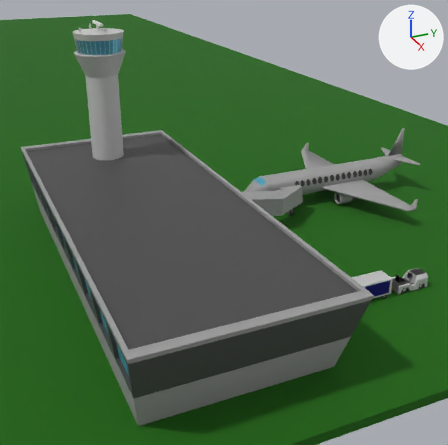
Two versions of the glTF model dist/scene.ff4dff5e.glb, one commit apart.
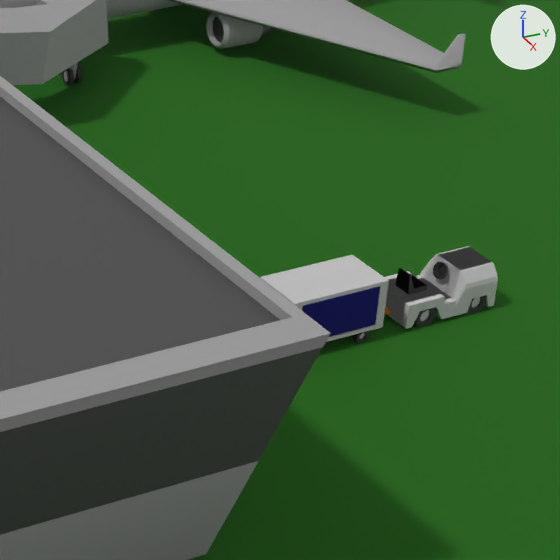
Each version is shown whole from a 50 mm camera at (19.41, 5.85, 3.88) aimed at (12.79, 8.83, 0.57), then close up on the part from 60% to 100% of the width and 42% to 83% of the height. Lighting does not change. The marker at upper right points along +X, +Y and +Z. Where no turn or scale is listed for an object, it has been applied to the vertices. Vertices at the same position are counted once.

The older version as bpy lines, for what is in view:
```python
ob_airportterminal = bpy.data.objects.new('AirportTerminal', me_cube_002)
ob_airportterminal.location = (12.761, 7.877, 0.541)
ob_airportterminal.scale = (-2.55, 1.0, 0.479)
ob_baggagecart = bpy.data.objects.new('BaggageCart', me_cube_009)
ob_baggagecart.location = (14.376, 9.969, 0.155)
ob_baggagecart.scale = (-0.0652, -0.109, -0.0512)
ob_baggagetractor = bpy.data.objects.new('BaggageTractor', me_cube_007)
ob_baggagetractor.location = (14.376, 10.506, 0.155)
ob_baggagetractor.scale = (-0.0652, -0.109, -0.0512)
# also in view: 'AirportTerminal.002' at (11.5, 11.21, 0.54); 'Ground' at (0.0, 0.0, 0.0)
```
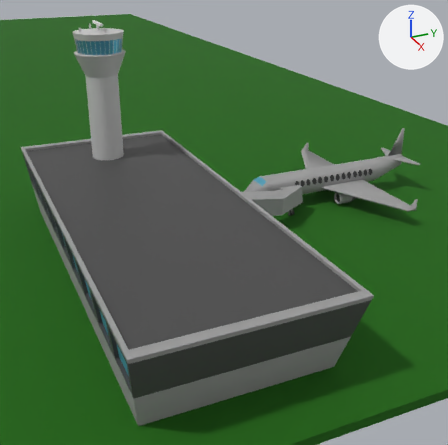
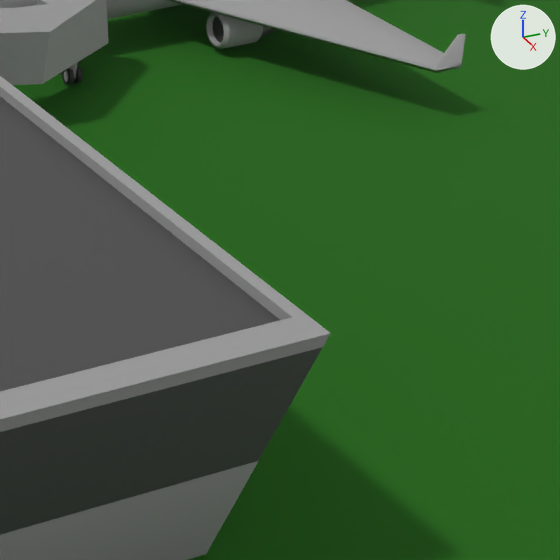
Commit message: Align baggage cart to path

Where the change shows, as pixel boxes (x1, y1, x2, y2) in the close-ups (560 x 560 px):
```json
{"object": "BaggageCart", "change": "reshaped, moved, turned, rescaled", "before": [260, 255, 389, 343], "on screen": "not visible afterwards"}
{"object": "BaggageTractor", "change": "moved, turned, rescaled", "before": [384, 246, 498, 329], "on screen": "not visible afterwards"}
{"part": 2, "of": "me_cube_009", "change": "deleted", "before": [302, 286, 388, 343], "on screen": "blue"}
{"part": 3, "of": "me_cube_009", "change": "built on", "before": [260, 255, 389, 342]}
```

The change, as JSON lines over the scene's bpy script:
```json
{"block": "me_cube_007", "where": "me_cube_007.from_pydata(...)  # 942 vertices, 1884 faces; spans x -1.67..1.67, y -2.17..2.1, z -1.82..2.09"}
{"block": "me_cube_007", "where": "# used by ob_baggagetractor; location = (14.376, 10.506, 0.155); scale = (-0.0652, -0.109, -0.0512)"}
{"block": "me_cube_007", "change": "me_cube_007 part 1: the whole mesh is scaled about its middle by (-0.0652, -0.109, -0.0512), then moved by (0.0, -0.01, -0.13)"}
{"block": "me_cube_009", "where": "# used by ob_baggagecart; location = (14.376, 9.969, 0.155); scale = (-0.0652, -0.109, -0.0512)"}
{"op": "remove", "block": "me_cube_009", "code": "me_cube_009.from_pydata(...)  # 590 vertices, 1144 faces; spans x -1.7..1.67, y -3.08..1.98, z -2.96..2.07"}
{"op": "add", "block": "me_cube_009", "code": "me_cube_009.from_pydata(...)  # 590 vertices, 1144 faces; spans x -0.11..0.11, y -0.51..0.04, z -0.09..0.16"}
{"block": "me_cube_009", "change": "me_cube_009 part 2: 9 loose pieces with 566 vertices, spanning x -1.7..1.65, y -3.08..1.98, z -2.65..2.07, are deleted"}
{"block": "me_cube_009", "change": "me_cube_009 part 3: 24 vertices removed from x -1.67..1.67, y -2.14..1.72, z -2.96..0.98; 548 vertices added at x -0.11..0.11, y -0.51..0.04, z -0.09..0.16"}
{"op": "set", "path": "ob_baggagetractor.scale", "old": "(-0.0652, -0.109, -0.0512)", "new": "(1.0, 1.0, 1.0)"}
{"op": "set", "path": "ob_baggagetractor.location", "old": "(14.376, 10.506, 0.155)", "new": "(11.137, 8.106, 0.15)"}
{"op": "set", "path": "ob_baggagetractor.rotation_euler", "old": "(0.0, 0.0, 0.0)", "new": "(0.000808, -0.000139, -1.628)", "note": "degrees (0, 0, 0) -> degrees (0, 0, -93)"}
{"op": "set", "path": "ob_baggagecart.scale", "old": "(-0.0652, -0.109, -0.0512)", "new": "(1.0, 1.0, 1.0)"}
{"op": "set", "path": "ob_baggagecart.location", "old": "(14.376, 9.969, 0.155)", "new": "(10.846, 8.124, 0.15)"}
{"op": "set", "path": "ob_baggagecart.rotation_euler", "old": "(0.0, 0.0, 0.0)", "new": "(0.000686, -0.000114, -1.623)", "note": "degrees (0, 0, 0) -> degrees (0, 0, -93)"}
```
